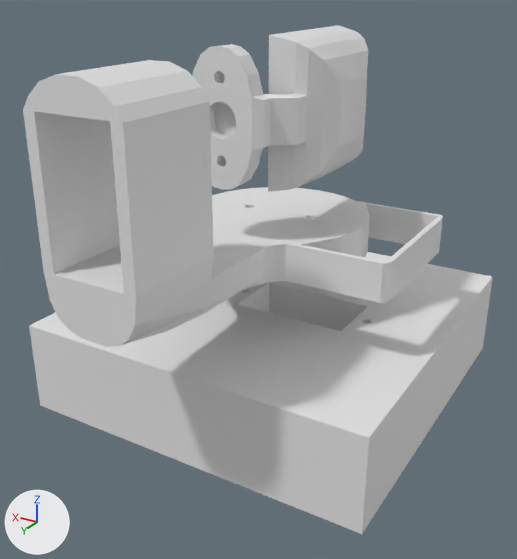
An edit to the Blender file cad_models/camera_servo_base.blend, drawn before and after from the same camera.
One viewpoint serves both versions: a 50 mm camera at (-0.0602, 0.1178, 0.0803) aimed at (0.0041, 0.0105, 0.0267). Arrows for +X, +Y and +Z are at lower left; the lights stay in place.

In view in the first picture: 'Base', 'Pitch_Platform', 'Yaw_Platform'.
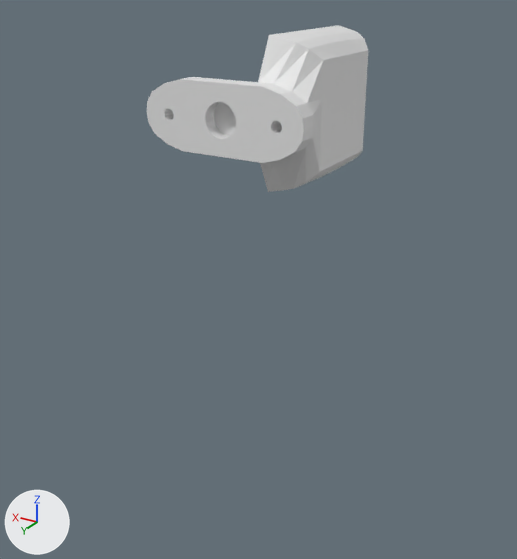
What differs and where, as boxes (x1, y1, x2, y2) in the pictures (517 x 559 px; the box of a moved part takes in the faces that stretch with it):
'Base', hidden: before (29, 252, 493, 534)
'Yaw_Platform', hidden: before (23, 60, 443, 347)
'Pitch_Platform', reshaped (25% wider): before (192, 25, 368, 192); after (147, 25, 368, 192)
part 1 of me_circle, moved or reshaped (not visible afterwards): before (23, 60, 362, 347)
part 2 of me_circle_002, moved or reshaped: before (192, 35, 366, 192); after (147, 35, 366, 192)

Diff of the bpy script that builds the scene:
```diff
--- a/cad_models/camera_servo_base.blend.py
+++ b/cad_models/camera_servo_base.blend.py
@@ me_circle @@
 # used by ob_yaw_platform; location = (0.0057, 0.0, 0.03)
-me_circle.from_pydata(...)  # 516 vertices, 330 faces; spans x -0.0288..0.0178, y -0.0173..0.053, z 0.0..0.0388
+me_circle.from_pydata(...)  # 535 vertices, 353 faces; spans x -0.0288..0.0178, y -0.0173..0.0244, z 0.0..0.007
+# me_circle part 1: 216 vertices removed from x -0.0084..0.0084, y 0.0254..0.053, z 0.0001..0.0388; 235 vertices added at x -0.0078..0.0078, y 0.0194..0.0244, z 0.0..0.007
@@ me_circle_002 @@
 # used by ob_pitch_platform; location = (0.0057, 0.0, 0.03)
-me_circle_002.from_pydata(...)  # 628 vertices, 414 faces; spans x -0.0152..0.006, y -0.013..0.02, z 0.015..0.041
+me_circle_002.from_pydata(...)  # 615 vertices, 401 faces; spans x -0.0153..0.0153, y -0.013..0.02, z 0.015..0.041
+# me_circle_002 part 2: 16 vertices moved from x -0.0152..-0.0145, y -0.0054..0.0054, z 0.0226..0.0334 to x -0.013, y -0.0054..0.0054, z 0.0226..0.0334; 202 vertices removed from x -0.0113..0.006, y 0.0113..0.02, z 0.0164..0.0396; 189 vertices added at x -0.0153..0.0153, y 0.0125..0.02, z 0.022..0.034
@@ ob_base @@
 ob_base.location = (0.0, 0.0, 0.0)
+ob_base.hide_set(True)
@@ ob_yaw_platform @@
 ob_yaw_platform.location = (0.0057, 0.0, 0.03)
+ob_yaw_platform.hide_set(True)
```
